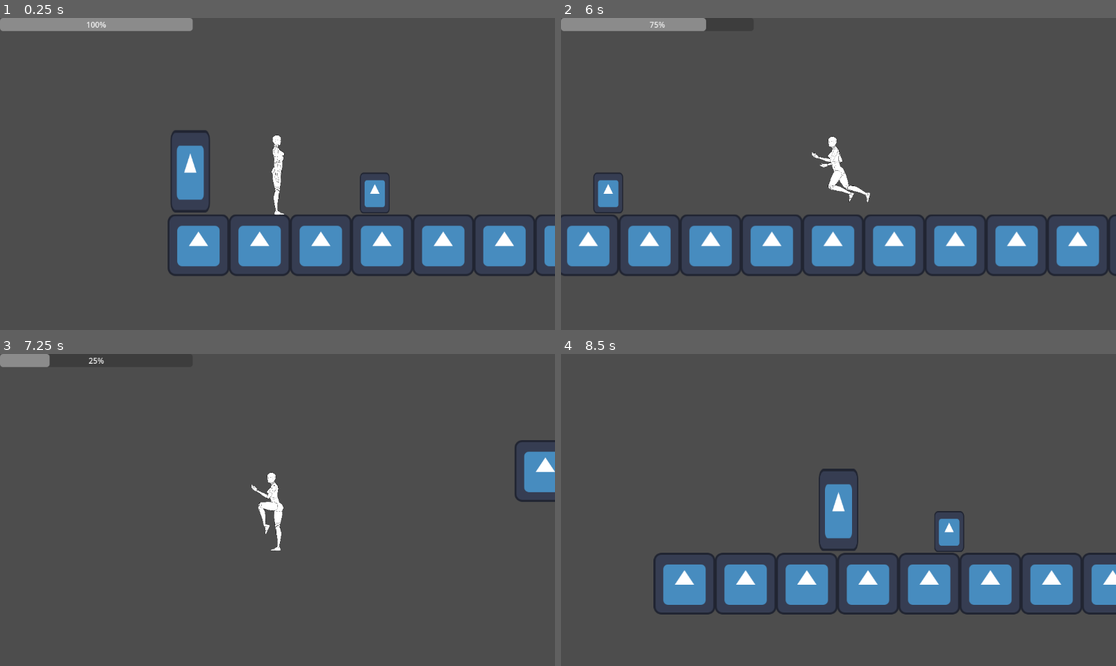
Above: before the commit, frames 1-4 (two rows, left to right).
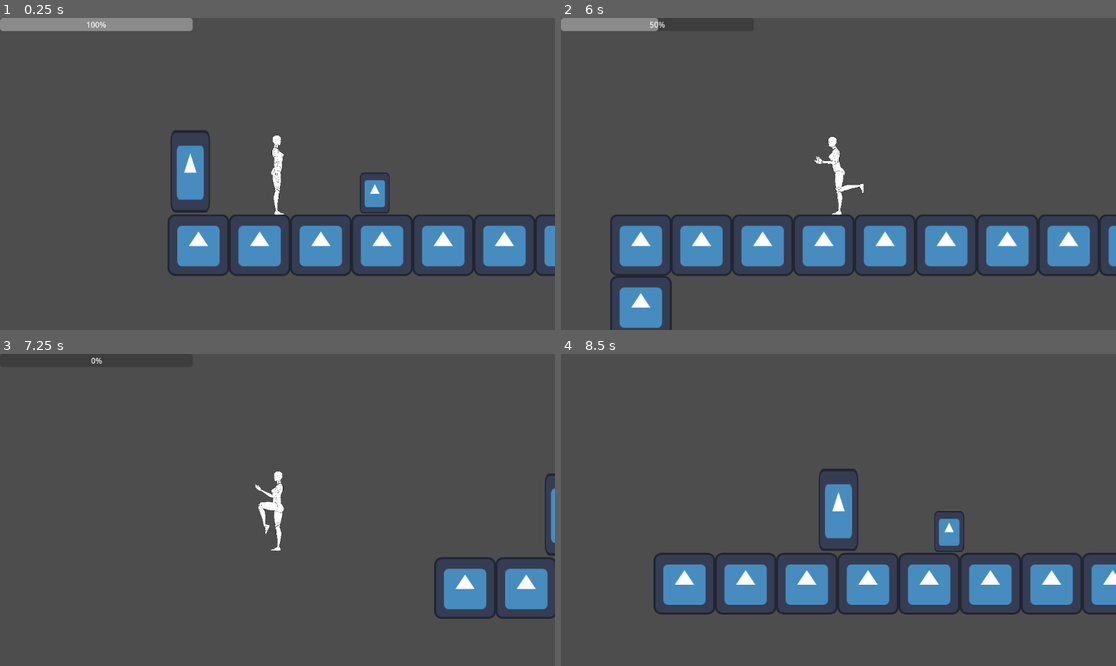
Above: after the commit, the same moments.

Repository: Explorer748/Waves-GameJam
Game: Godot game, scene res://Scenes/main_scene.tscn
The game is run twice, just before and just after one commit, with the same random seed, the same clock (stepped at 60 frames per second) and the same inputs. The engine's default icon, where the game draws it, is replaced by a stand-in: a white triangle on a blue panel in a dark square.
Inputs:
- Up to frame 1 (0.25 s): no input
- Up to frame 2 (6 s): tap Enter (ui_accept) at 0.5, 0.77, 1.52, 3.02, 3.77, 4.52 s; hold Right (ui_right) 0.53-2.03 s; tap Ctrl (dash) at 0.6, 1.55, 2.1, 2.85, 3.8, 4.35, 5.1 s; tap T (change) at 1.35, 3.6, 5.85 s; hold Left (ui_left) 2.03-2.78 s; hold Right (ui_right) 2.78-4.28 s; hold Left (ui_left) 4.28-5.03 s; hold Right (ui_right) 5.03-5.78 s; hold Left (ui_left) from 5.78 s (still down)
- Up to frame 3 (7.25 s): keep holding Left (ui_left); tap Enter (ui_accept) at 6.02, 6.77 s; tap Ctrl (dash) at 6.05, 6.6 s
- Up to frame 4 (8.5 s): release Left (ui_left) at 7.28 s; hold Right (ui_right) from 7.28 s (still down); tap Ctrl (dash) at 7.35, 8.3 s; tap Enter (ui_accept) at 7.52 s; tap T (change) at 8.1 s

The runs differ from the first frame. In frame 1, less than 0.1% of the frame differs, in the area x 48-52%, y 41-51%; in frame 2, 10%, in the area x 0-100%, y 0-100%; in frame 3, 4.3%; in frame 4, nothing differs.

Commit message:
Working movement script with jumping, sliding, dashing and walking
There are sometimes slight w,a,s,d input delays on my laptop so we should optimize it

Diff:
--- a/multiple-characters-test/Code/player_1.gd
+++ b/multiple-characters-test/Code/player_1.gd
@@ -1,29 +1,47 @@
 extends CharacterBody2D
 
 
-var speed = 1000.0
-var dash_speed = 100
-const JUMP_VELOCITY = -400.0
+var speed = 0.0
+var dash_speed = 20000.0
+var dash = false
+const JUMP_VELOCITY = -600.0
 var activ = true
 var stamina = 100
 
 func _physics_process(delta: float) -> void:
 	$UI/StaminaBar.value = stamina
+
 	if not is_on_floor():
 		velocity += get_gravity() * delta
 
 	if Input.is_action_just_pressed("ui_accept") and is_on_floor() and activ:
 		velocity.y = JUMP_VELOCITY
 
+	if Input.is_action_just_pressed("dash") and activ and stamina >= 50:
+		$Timer.start()
+		dash = true
+		stamina -= 50
+
 	var direction := Input.get_axis("ui_left", "ui_right")
+
 	if direction and activ:
-		velocity.x = direction * (speed + dash_speed)
+		if dash == true:
+
+			velocity.x = direction * dash_speed
+		else:
+			velocity.x = direction * speed
 	else:
 		velocity.x = move_toward(velocity.x, 0, speed)
-	if not is_on_floor():
+
+
+	if dash == true:
+			$AnimationPlayer.play("dash")
+	elif not is_on_floor() :
 		$AnimationPlayer.play("jump")
 	else:
-		if velocity.x != 0:
+		if Input.is_action_pressed("ui_down"):
+			$AnimationPlayer.play("slide")
+		elif velocity.x != 0:
 			$AnimationPlayer.play("run")
 		else:
 			$AnimationPlayer.play("RESET")
@@ -32,14 +50,6 @@
 		transform.x = Vector2(-1.0,0.0)
 	if direction == 1:
 		transform.x = Vector2(1.0,0.0)
-
-	if Input.is_action_just_pressed("dash") and activ and stamina >= 25:
-		$AnimationPlayer.play("dash")
-		dash_speed = 10000
-		stamina -= 25
-	else:
-		dash_speed = 0
-
 
 	if activ:
 		$CollisionShape2D/Camera2D.enabled = true
@@ -52,3 +62,8 @@
 		speed = 200
 
 	move_and_slide()
+
+
+func _on_timer_timeout() -> void:
+	dash = false
+	pass # Replace with function body.
--- a/multiple-characters-test/Scenes/Player 1.tscn
+++ b/multiple-characters-test/Scenes/Player 1.tscn
@@ -440,6 +440,18 @@
 "update": 0,
 "values": [Vector2(0, 0)]
 }
+tracks/35/type = "value"
+tracks/35/imported = false
+tracks/35/enabled = true
+tracks/35/path = NodePath("TestTorso:position")
+tracks/35/interp = 1
+tracks/35/loop_wrap = true
+tracks/35/keys = {
+"times": PackedFloat32Array(0),
+"transitions": PackedFloat32Array(1),
+"update": 0,
+"values": [Vector2(-4, -3)]
+}
 
 [sub_resource type="Animation" id="Animation_u88jp"]
 resource_name = "dash"
@@ -634,7 +646,7 @@
 "times": PackedFloat32Array(0),
 "transitions": PackedFloat32Array(1),
 "update": 0,
-"values": [Vector2(-14.999998, -37)]
+"values": [Vector2(-23.999998, -38)]
 }
 tracks/16/type = "value"
 tracks/16/imported = false
@@ -658,7 +670,7 @@
 "times": PackedFloat32Array(0),
 "transitions": PackedFloat32Array(1),
 "update": 0,
-"values": [Vector2(-37.000004, -24)]
+"values": [Vector2(-46, -25)]
 }
 tracks/18/type = "value"
 tracks/18/imported = false
@@ -694,7 +706,7 @@
 "times": PackedFloat32Array(0),
 "transitions": PackedFloat32Array(1),
 "update": 0,
-"values": [Vector2(-14.999998, -37)]
+"values": [Vector2(-23.999998, -38)]
 }
 tracks/21/type = "value"
 tracks/21/imported = false
@@ -718,7 +730,7 @@
 "times": PackedFloat32Array(0),
 "transitions": PackedFloat32Array(1),
 "update": 0,
-"values": [Vector2(-37.000004, -24)]
+"values": [Vector2(-46, -25)]
 }
 tracks/23/type = "value"
 tracks/23/imported = false
@@ -779,6 +791,78 @@
 "transitions": PackedFloat32Array(1),
 "update": 0,
 "values": [Vector2(0.83982605, -0.9280195)]
+}
+tracks/28/type = "value"
+tracks/28/imported = false
+tracks/28/enabled = true
+tracks/28/path = NodePath("TestTorso:position")
+tracks/28/interp = 1
+tracks/28/loop_wrap = true
+tracks/28/keys = {
+"times": PackedFloat32Array(),
+"transitions": PackedFloat32Array(),
+"update": 0,
+"values": []
+}
+tracks/29/type = "value"
+tracks/29/imported = false
+tracks/29/enabled = true
+tracks/29/path = NodePath("TestTorso:rotation")
+tracks/29/interp = 1
+tracks/29/loop_wrap = true
+tracks/29/keys = {
+"times": PackedFloat32Array(),
+"transitions": PackedFloat32Array(),
+"update": 0,
+"values": []
+}
+tracks/30/type = "value"
+tracks/30/imported = false
+tracks/30/enabled = true
+tracks/30/path = NodePath("TestThroat:position")
+tracks/30/interp = 1
+tracks/30/loop_wrap = true
+tracks/30/keys = {
+"times": PackedFloat32Array(0),
+"transitions": PackedFloat32Array(1),
+"update": 0,
+"values": [Vector2(-3.9999998, -57)]
+}
+tracks/31/type = "value"
+tracks/31/imported = false
+tracks/31/enabled = true
+tracks/31/path = NodePath("TestThroat:rotation")
+tracks/31/interp = 1
+tracks/31/loop_wrap = true
+tracks/31/keys = {
+"times": PackedFloat32Array(0),
+"transitions": PackedFloat32Array(1),
+"update": 0,
+"values": [0.022118121]
+}
+tracks/32/type = "value"
+tracks/32/imported = false
+tracks/32/enabled = true
+tracks/32/path = NodePath("TestHead:position")
+tracks/32/interp = 1
+tracks/32/loop_wrap = true
+tracks/32/keys = {
+"times": PackedFloat32Array(0),
+"transitions": PackedFloat32Array(1),
+"update": 0,
+"values": [Vector2(-1.999999, -70)]
+}
+tracks/33/type = "value"
+tracks/33/imported = false
+tracks/33/enabled = true
+tracks/33/path = NodePath("TestHead:rotation")
+tracks/33/interp = 1
+tracks/33/loop_wrap = true
+tracks/33/keys = {
+"times": PackedFloat32Array(0),
+"transitions": PackedFloat32Array(1),
+"update": 0,
+"values": [0.084440574]
 }
 
 [sub_resource type="Animation" id="Animation_j6rq2"]
@@ -961,7 +1045,7 @@
 "times": PackedFloat32Array(0),
 "transitions": PackedFloat32Array(1),
 "update": 0,
-"values": [0.0]
+"values": [-0.63437915]
 }
 tracks/15/type = "value"
 tracks/15/imported = false
@@ -973,7 +1057,7 @@
 "times": PackedFloat32Array(0),
 "transitions": PackedFloat32Array(1),
 "update": 0,
-"values": [Vector2(19, -26.999998)]
+"values": [Vector2(10.000002, -28)]
 }
 tracks/16/type = "value"
 tracks/16/imported = false
@@ -997,7 +1081,7 @@
 "times": PackedFloat32Array(0),
 "transitions": PackedFloat32Array(1),
 "update": 0,
-"values": [Vector2(41, -40)]
+"values": [Vector2(32.999996, -41)]
 }
 tracks/18/type = "value"
 tracks/18/imported = false
@@ -1033,7 +1117,7 @@
 "times": PackedFloat32Array(0),
 "transitions": PackedFloat32Array(1),
 "update": 0,
-"values": [Vector2(19, -26.999998)]
+"values": [Vector2(10.000002, -28)]
 }
 tracks/21/type = "value"
 tracks/21/imported = false
@@ -1057,7 +1141,7 @@
 "times": PackedFloat32Array(0),
 "transitions": PackedFloat32Array(1),
 "update": 0,
-"values": [Vector2(41, -40)]
+"values": [Vector2(32.999996, -41)]
 }
 tracks/23/type = "value"
 tracks/23/imported = false
@@ -1081,7 +1165,7 @@
 "times": PackedFloat32Array(0),
 "transitions": PackedFloat32Array(1),
 "update": 0,
-"values": [Vector2(5.9359016, -45.680534)]
+"values": [Vector2(-4, -47)]
 }
 tracks/25/type = "value"
 tracks/25/imported = false
@@ -1093,7 +1177,7 @@
 "times": PackedFloat32Array(0),
 "transitions": PackedFloat32Array(1),
 "update": 0,
-"values": [Vector2(5.9359016, -45.680534)]
+"values": [Vector2(-4, -47)]
 }
 tracks/26/type = "value"
 tracks/26/imported = false
@@ -1142,6 +1226,78 @@
 "transitions": PackedFloat32Array(1),
 "update": 0,
 "values": [Vector2(0.83982605, -0.9280195)]
+}
+tracks/30/type = "value"
+tracks/30/imported = false
+tracks/30/enabled = true
+tracks/30/path = NodePath("TestTorso:position")
+tracks/30/interp = 1
+tracks/30/loop_wrap = true
+tracks/30/keys = {
+"times": PackedFloat32Array(0),
+"transitions": PackedFloat32Array(1),
+"update": 0,
+"values": [Vector2(-4, -3)]
+}
+tracks/31/type = "value"
+tracks/31/imported = false
+tracks/31/enabled = true
+tracks/31/path = NodePath("TestTorso:rotation")
+tracks/31/interp = 1
+tracks/31/loop_wrap = true
+tracks/31/keys = {
+"times": PackedFloat32Array(0),
+"transitions": PackedFloat32Array(1),
+"update": 0,
+"values": [-0.021453142]
+}
+tracks/32/type = "value"
+tracks/32/imported = false
+tracks/32/enabled = true
+tracks/32/path = NodePath("TestThroat:position")
+tracks/32/interp = 1
+tracks/32/loop_wrap = true
+tracks/32/keys = {
+"times": PackedFloat32Array(0),
+"transitions": PackedFloat32Array(1),
+"update": 0,
+"values": [Vector2(-3.9999998, -57)]
+}
+tracks/33/type = "value"
+tracks/33/imported = false
+tracks/33/enabled = true
+tracks/33/path = NodePath("TestThroat:rotation")
+tracks/33/interp = 1
+tracks/33/loop_wrap = true
+tracks/33/keys = {
+"times": PackedFloat32Array(0),
+"transitions": PackedFloat32Array(1),
+"update": 0,
+"values": [0.022118121]
+}
+tracks/34/type = "value"
+tracks/34/imported = false
+tracks/34/enabled = true
+tracks/34/path = NodePath("TestHead:position")
+tracks/34/interp = 1
+tracks/34/loop_wrap = true
+tracks/34/keys = {
+"times": PackedFloat32Array(0),
+"transitions": PackedFloat32Array(1),
+"update": 0,
+"values": [Vector2(-1.999999, -70)]
+}
+tracks/35/type = "value"
+tracks/35/imported = false
+tracks/35/enabled = true
+tracks/35/path = NodePath("TestHead:rotation")
+tracks/35/interp = 1
+tracks/35/loop_wrap = true
+tracks/35/keys = {
+"times": PackedFloat32Array(0),
+"transitions": PackedFloat32Array(1),
+"update": 0,
+"values": [0.084440574]
 }
 
 [sub_resource type="Animation" id="Animation_ekwh3"]
@@ -1568,6 +1724,18 @@
 "update": 0,
 "values": [Vector2(0.83982605, -0.9280195)]
 }
+tracks/35/type = "value"
+tracks/35/imported = false
+tracks/35/enabled = true
+tracks/35/path = NodePath("TestTorso:position")
+tracks/35/interp = 1
+tracks/35/loop_wrap = true
+tracks/35/keys = {
+"times": PackedFloat32Array(0),
+"transitions": PackedFloat32Array(1),
+"update": 0,
+"values": [Vector2(-4, -3)]
+}
 
 [sub_resource type="Animation" id="Animation_pnbbn"]
 resource_name = "slide"
@@ -1593,7 +1761,7 @@
 "times": PackedFloat32Array(0),
 "transitions": PackedFloat32Array(1),
 "update": 0,
-"values": [Vector2(15.999998, -36)]
+"values": [Vector2(16, 43)]
 }
 tracks/2/type = "value"
 tracks/2/imported = false
@@ -1617,7 +1785,7 @@
 "times": PackedFloat32Array(0),
 "transitions": PackedFloat32Array(1),
 "update": 0,
-"values": [Vector2(16, -34)]
+"values": [Vector2(16, 45)]
 }
 tracks/4/type = "value"
 tracks/4/imported = false
@@ -1641,7 +1809,7 @@
 "times": PackedFloat32Array(0),
 "transitions": PackedFloat32Array(1),
 "update": 0,
-"values": [Vector2(36, -10)]
+"values": [Vector2(36, 69)]
 }
 tracks/6/type = "value"
 tracks/6/imported = false
@@ -1677,7 +1845,7 @@
 "times": PackedFloat32Array(0),
 "transitions": PackedFloat32Array(1),
 "update": 0,
-"values": [Vector2(32.000004, -12)]
+"values": [Vector2(32.000004, 67)]
 }
 tracks/9/type = "value"
 tracks/9/imported = false
@@ -1701,7 +1869,7 @@
 "times": PackedFloat32Array(0),
 "transitions": PackedFloat32Array(1),
 "update": 0,
-"values": [Vector2(30.999998, -12)]
+"values": [Vector2(30.999998, 67)]
 }
 tracks/11/type = "value"
 tracks/11/imported = false
@@ -1725,7 +1893,7 @@
 "times": PackedFloat32Array(0),
 "transitions": PackedFloat32Array(1),
 "update": 0,
-"values": [Vector2(74, -2)]
+"values": [Vector2(74, 77)]
 }
 tracks/13/type = "value"
 tracks/13/imported = false
@@ -1761,7 +1929,7 @@
 "times": PackedFloat32Array(0),
 "transitions": PackedFloat32Array(1),
 "update": 0,
-"values": [Vector2(-29.999998, -10)]
+"values": [Vector2(-30.000004, 68.99999)]
 }
 tracks/16/type = "value"
 tracks/16/imported = false
@@ -1785,7 +1953,7 @@
 "times": PackedFloat32Array(0),
 "transitions": PackedFloat32Array(1),
 "update": 0,
-"values": [Vector2(-11, -2.9999998)]
+"values": [Vector2(-11, 76)]
 }
 tracks/18/type = "value"
 tracks/18/imported = false
@@ -1821,7 +1989,7 @@
 "times": PackedFloat32Array(0),
 "transitions": PackedFloat32Array(1),
 "update": 0,
-"values": [Vector2(-39, -7.000002)]
+"values": [Vector2(-38.999996, 72)]
 }
 tracks/21/type = "value"
 tracks/21/imported = false
@@ -1845,7 +2013,7 @@
 "times": PackedFloat32Array(0),
 "transitions": PackedFloat32Array(1),
 "update": 0,
-"values": [Vector2(-13, -2)]
+"values": [Vector2(-12.999996, 77)]
 }
 tracks/23/type = "value"
 tracks/23/imported = false
@@ -1869,7 +2037,7 @@
 "times": PackedFloat32Array(0),
 "transitions": PackedFloat32Array(1),
 "update": 0,
-"values": [Vector2(-44.999996, -35)]
+"values": [Vector2(-44.999996, 44.000004)]
 }
 tracks/25/type = "value"
 tracks/25/imported = false
@@ -1893,7 +2061,7 @@
 "times": PackedFloat32Array(0),
 "transitions": PackedFloat32Array(1),
 "update": 0,
-"values": [Vector2(-49.999996, -45.999996)]
+"values": [Vector2(-49.999996, 33.000008)]
 }
 tracks/27/type = "value"
 tracks/27/imported = false
@@ -1929,7 +2097,7 @@
 "times": PackedFloat32Array(0),
 "transitions": PackedFloat32Array(1),
 "update": 0,
-"values": [Vector2(-39, -30.000002)]
+"values": [Vector2(-39, 48.999992)]
 }
 tracks/30/type = "value"
 tracks/30/imported = false
@@ -1941,7 +2109,7 @@
 "times": PackedFloat32Array(0),
 "transitions": PackedFloat32Array(1),
 "update": 0,
-"values": [Vector2(-39, -30.000002)]
+"values": [Vector2(-38.999996, 48.999992)]
 }
 tracks/31/type = "value"
 tracks/31/imported = false
@@ -1953,7 +2121,7 @@
 "times": PackedFloat32Array(0),
 "transitions": PackedFloat32Array(1),
 "update": 0,
-"values": [Vector2(-4.9999995, -4)]
+"values": [Vector2(-4.999996, 75)]
 }
 tracks/32/type = "value"
 tracks/32/imported = false
@@ -1965,7 +2133,7 @@
 "times": PackedFloat32Array(0),
 "transitions": PackedFloat32Array(1),
 "update": 0,
-"values": [Vector2(-4.9999995, -4)]
+"values": [Vector2(-4.999996, 75)]
 }
 tracks/33/type = "value"
 tracks/33/imported = false
@@ -1977,7 +2145,7 @@
 "times": PackedFloat32Array(0),
 "transitions": PackedFloat32Array(1),
 "update": 0,
-"values": [Vector2(1, -29)]
+"values": [Vector2(1, 51)]
 }
 tracks/34/type = "value"
 tracks/34/imported = false
@@ -1991,6 +2159,18 @@
 "update": 0,
 "values": [Vector2(2.0398264, -0.36802042)]
 }
+tracks/35/type = "value"
+tracks/35/imported = false
+tracks/35/enabled = true
+tracks/35/path = NodePath("TestTorso:position")
+tracks/35/interp = 1
+tracks/35/loop_wrap = true
+tracks/35/keys = {
+"times": PackedFloat32Array(0),
+"transitions": PackedFloat32Array(1),
+"update": 0,
+"values": [Vector2(-1.430027, 74.859955)]
+}
 
 [sub_resource type="AnimationLibrary" id="AnimationLibrary_ldl4t"]
 _data = {
@@ -2002,7 +2182,6 @@
 }
 
 [node name="Player 1" type="CharacterBody2D"]
-position = Vector2(-1, -92)
 collision_layer = 2
 script = ExtResource("1_7kyai")
 
@@ -2073,7 +2252,7 @@
 offset = Vector2(-0.00015258789, 55.00003)
 
 [node name="TestTorso" type="Sprite2D" parent="."]
-position = Vector2(-2.9999995, -5.000002)
+position = Vector2(-4, -3)
 rotation = -0.021453142
 scale = Vector2(0.20000002, 0.20000002)
 texture = ExtResource("12_niu6t")
@@ -2119,3 +2298,14 @@
 scale = Vector2(0.2, 0.2)
 texture = ExtResource("11_xjdb8")
 offset = Vector2(-0.00015258789, 55.00003)
+
+[node name="ReferenceRect" type="ReferenceRect" parent="."]
+offset_left = -18.0
+offset_top = -80.0
+offset_right = 20.0
+offset_bottom = 85.0
+
+[node name="Timer" type="Timer" parent="."]
+wait_time = 0.1
+
+[connection signal="timeout" from="Timer" to="." method="_on_timer_timeout"]
--- a/multiple-characters-test/Scenes/main_scene.tscn
+++ b/multiple-characters-test/Scenes/main_scene.tscn
@@ -54,8 +54,89 @@
 [node name="ground15" parent="." instance=ExtResource("1_6l7je")]
 position = Vector2(1840, 62)
 
+[node name="ground29" parent="." instance=ExtResource("1_6l7je")]
+position = Vector2(2855, 62)
+
+[node name="ground30" parent="." instance=ExtResource("1_6l7je")]
+position = Vector2(2982, 62)
+
+[node name="ground31" parent="." instance=ExtResource("1_6l7je")]
+position = Vector2(3109, 62)
+
+[node name="ground32" parent="." instance=ExtResource("1_6l7je")]
+position = Vector2(3236, 62)
+
+[node name="ground33" parent="." instance=ExtResource("1_6l7je")]
+position = Vector2(3363, 62)
+
+[node name="ground34" parent="." instance=ExtResource("1_6l7je")]
+position = Vector2(3490, 62)
+
+[node name="ground35" parent="." instance=ExtResource("1_6l7je")]
+position = Vector2(3617, 62)
+
+[node name="ground36" parent="." instance=ExtResource("1_6l7je")]
+position = Vector2(3744, 62)
+
+[node name="ground37" parent="." instance=ExtResource("1_6l7je")]
+position = Vector2(3871, 62)
+
+[node name="ground38" parent="." instance=ExtResource("1_6l7je")]
+position = Vector2(3998, 62)
+
+[node name="ground39" parent="." instance=ExtResource("1_6l7je")]
+position = Vector2(4125, 62)
+
+[node name="ground40" parent="." instance=ExtResource("1_6l7je")]
+position = Vector2(4252, 62)
+
+[node name="ground41" parent="." instance=ExtResource("1_6l7je")]
+position = Vector2(4379, 62)
+
+[node name="ground42" parent="." instance=ExtResource("1_6l7je")]
+position = Vector2(4506, 62)
+
+[node name="ground43" parent="." instance=ExtResource("1_6l7je")]
+position = Vector2(4633, 62)
+
+[node name="ground20" parent="." instance=ExtResource("1_6l7je")]
+position = Vector2(2094, 446)
+
+[node name="ground21" parent="." instance=ExtResource("1_6l7je")]
+position = Vector2(2221, 446)
+
+[node name="ground22" parent="." instance=ExtResource("1_6l7je")]
+position = Vector2(2348, 446)
+
+[node name="ground23" parent="." instance=ExtResource("1_6l7je")]
+position = Vector2(2475, 446)
+
+[node name="ground24" parent="." instance=ExtResource("1_6l7je")]
+position = Vector2(2602, 446)
+
 [node name="ground16" parent="." instance=ExtResource("1_6l7je")]
 position = Vector2(1967, 62)
+
+[node name="ground17" parent="." instance=ExtResource("1_6l7je")]
+position = Vector2(1967, 190)
+
+[node name="ground18" parent="." instance=ExtResource("1_6l7je")]
+position = Vector2(1967, 319)
+
+[node name="ground19" parent="." instance=ExtResource("1_6l7je")]
+position = Vector2(1967, 447)
+
+[node name="ground25" parent="." instance=ExtResource("1_6l7je")]
+position = Vector2(2729, 62)
+
+[node name="ground26" parent="." instance=ExtResource("1_6l7je")]
+position = Vector2(2729, 190)
+
+[node name="ground27" parent="." instance=ExtResource("1_6l7je")]
+position = Vector2(2729, 319)
+
+[node name="ground28" parent="." instance=ExtResource("1_6l7je")]
+position = Vector2(2729, 447)
 
 [node name="Player 1" parent="." instance=ExtResource("2_jv6wh")]
 position = Vector2(227, -82)
